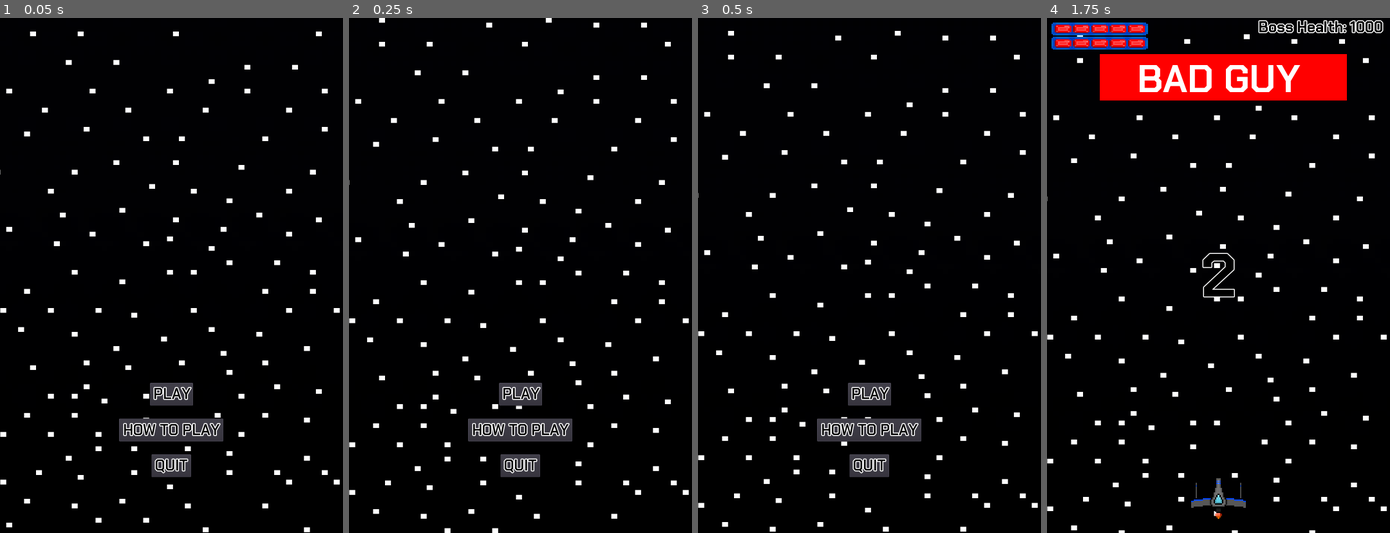
Above: before the commit, frames 1-4 (left to right).
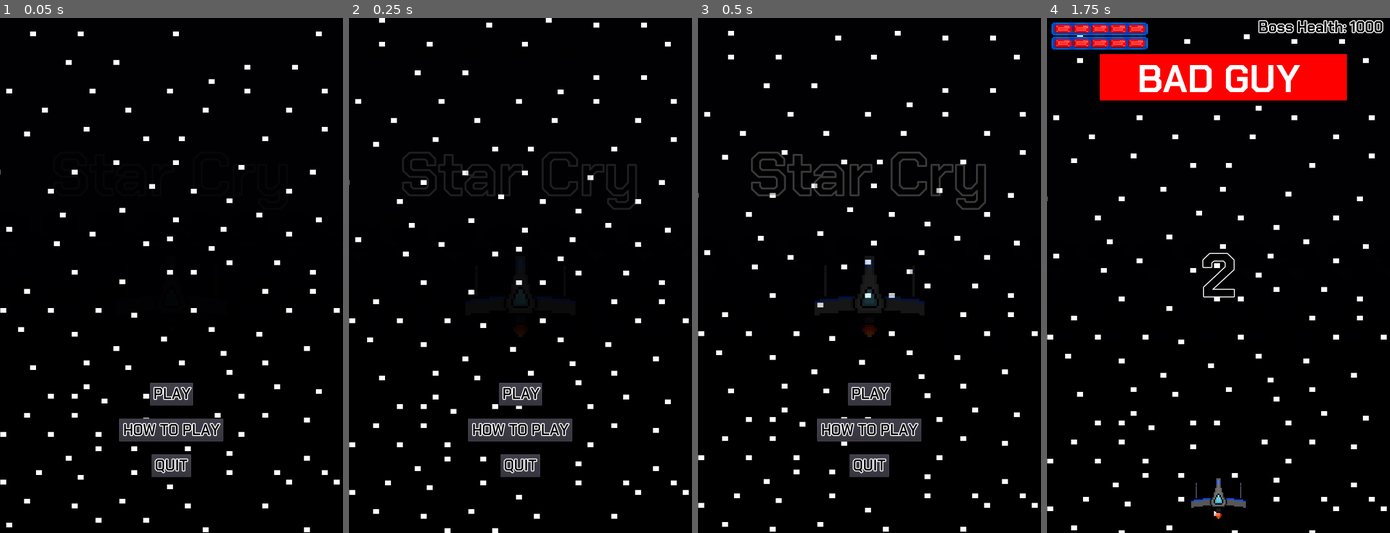
Above: after the commit, the same moments.

Repository: Cecilist/Final-BossFightBulletShooter
Game: Godot game, scene res://src/MainMenu.tscn
Same seed, same stepped clock (60 frames per second), same inputs: the game is played once before the commit and once after it.
Inputs:
- Up to frame 1 (0.05 s): no input
- Up to frame 2 (0.25 s): no input
- Up to frame 3 (0.5 s): no input
- Up to frame 4 (1.75 s): click "PLAY" at 0.5 s; tap Enter (play_game) at 1.25, 1.35 s; hold D (move_right) from 1.28 s (still down)

The runs differ from the first frame. In frame 2, 1.2% of the frame differs, in the area x 15-84%, y 26-62%; in frame 3, 1.9%, in the area x 15-85%, y 25-62%; in frame 4, nothing differs.

Commit message:
Add title and make it fade in

Diff:
--- a/project/src/MainMenu.gd
+++ b/project/src/MainMenu.gd
@@ -1,5 +1,10 @@
 class_name MainMenu
 extends Node2D
+
+
+# Fades in the title
+func _ready():
+	$AnimationPlayer.play("TitleFadeIn")
 
 
 # Checks if the player pressed any of the buttons' corresponding keybinds
--- a/project/src/MainMenu.tscn
+++ b/project/src/MainMenu.tscn
@@ -1,7 +1,24 @@
-[gd_scene load_steps=6 format=2]
+[gd_scene load_steps=13 format=2]
 
 [ext_resource path="res://assets/fonts/Chakra_Petch/ChakraPetch-SemiBold.ttf" type="DynamicFontData" id=1]
 [ext_resource path="res://src/MainMenu.gd" type="Script" id=2]
+[ext_resource path="res://assets/fonts/Chakra_Petch/ChakraPetch-Bold.ttf" type="DynamicFontData" id=3]
+[ext_resource path="res://assets/textures/Player/Player_Ship_2.png" type="Texture" id=4]
+[ext_resource path="res://assets/textures/Player/Player_Ship_3.png" type="Texture" id=5]
+[ext_resource path="res://assets/textures/Player/Player_Ship_1.png" type="Texture" id=6]
+
+[sub_resource type="DynamicFont" id=4]
+size = 128
+outline_size = 2
+font_data = ExtResource( 3 )
+
+[sub_resource type="SpriteFrames" id=6]
+animations = [ {
+"frames": [ ExtResource( 6 ), ExtResource( 4 ), ExtResource( 5 ), ExtResource( 4 ) ],
+"loop": true,
+"name": "flying",
+"speed": 7.0
+} ]
 
 [sub_resource type="DynamicFont" id=1]
 size = 32
@@ -18,9 +35,64 @@
 outline_size = 2
 font_data = ExtResource( 1 )
 
+[sub_resource type="Animation" id=5]
+resource_name = "TitleFadeIn"
+length = 2.0
+tracks/0/type = "value"
+tracks/0/path = NodePath("TitleLabel:self_modulate")
+tracks/0/interp = 1
+tracks/0/loop_wrap = true
+tracks/0/imported = false
+tracks/0/enabled = true
+tracks/0/keys = {
+"times": PoolRealArray( 0, 2 ),
+"transitions": PoolRealArray( 1, 1 ),
+"update": 0,
+"values": [ Color( 1, 1, 1, 0 ), Color( 1, 1, 1, 1 ) ]
+}
+tracks/1/type = "value"
+tracks/1/path = NodePath("TitleShipSprite:self_modulate")
+tracks/1/interp = 1
+tracks/1/loop_wrap = true
+tracks/1/imported = false
+tracks/1/enabled = true
+tracks/1/keys = {
+"times": PoolRealArray( 0, 2 ),
+"transitions": PoolRealArray( 1, 1 ),
+"update": 0,
+"values": [ Color( 1, 1, 1, 0 ), Color( 1, 1, 1, 1 ) ]
+}
+
 [node name="MainMenu" type="Node2D"]
 position = Vector2( 360, 540 )
 script = ExtResource( 2 )
+
+[node name="TitleLabel" type="Label" parent="."]
+self_modulate = Color( 1, 1, 1, 0 )
+anchor_left = 0.5
+anchor_top = 0.5
+anchor_right = 0.5
+anchor_bottom = 0.5
+margin_left = -254.5
+margin_top = -294.901
+margin_right = 254.5
+margin_bottom = -127.901
+custom_fonts/font = SubResource( 4 )
+custom_colors/font_color = Color( 0, 0, 0, 1 )
+text = "Star Cry"
+align = 1
+valign = 1
+__meta__ = {
+"_edit_use_anchors_": false
+}
+
+[node name="TitleShipSprite" type="AnimatedSprite" parent="."]
+self_modulate = Color( 1, 1, 1, 0 )
+position = Vector2( 0, 28.7341 )
+scale = Vector2( 0.5, 0.5 )
+frames = SubResource( 6 )
+animation = "flying"
+playing = true
 
 [node name="PlayButton" type="Button" parent="."]
 anchor_left = 0.5
@@ -70,6 +142,9 @@
 "_edit_use_anchors_": false
 }
 
+[node name="AnimationPlayer" type="AnimationPlayer" parent="."]
+anims/TitleFadeIn = SubResource( 5 )
+
 [connection signal="pressed" from="PlayButton" to="." method="_on_PlayButton_pressed"]
 [connection signal="pressed" from="InstructionsButton" to="." method="_on_InstructionsButton_pressed"]
 [connection signal="pressed" from="QuitButton" to="." method="_on_QuitButton_pressed"]
